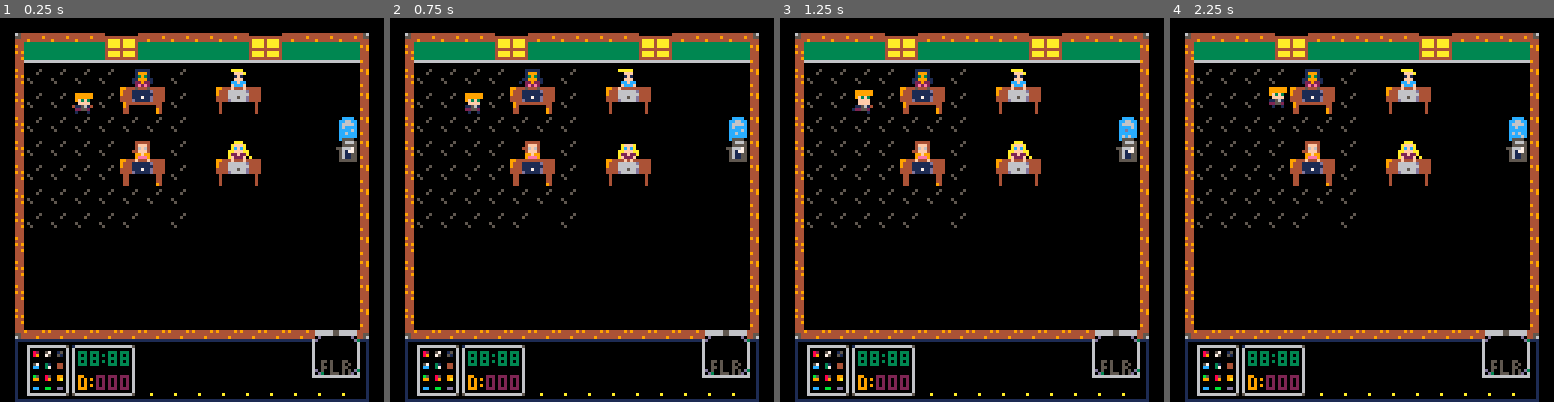
Above: before the commit, frames 1-4 (left to right).
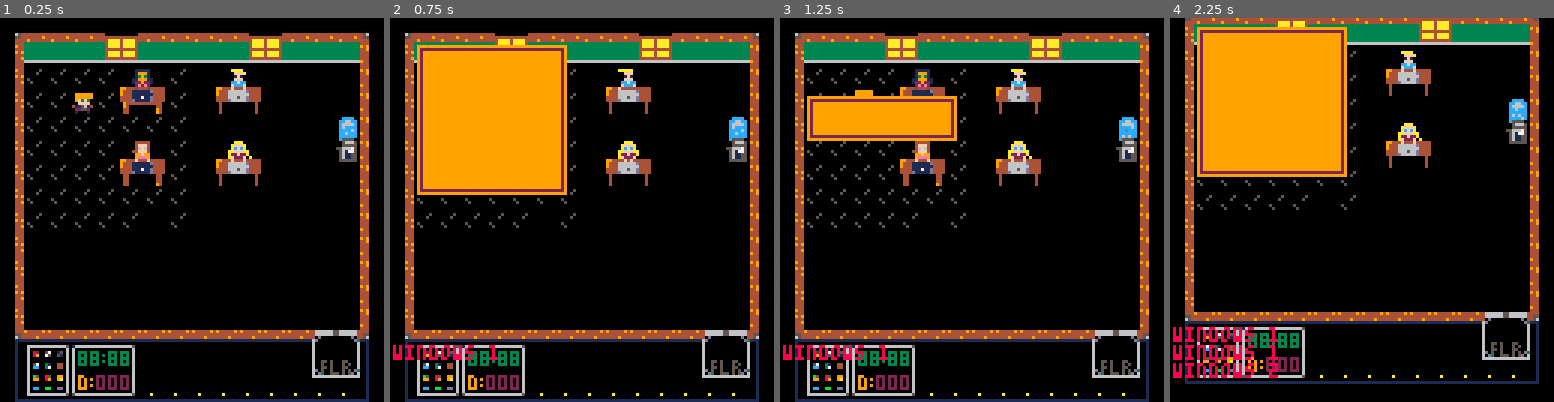
Above: after the commit, the same moments.

Repository: brettski/pico-8
Game: PICO-8 cartridge itslug.p8
Same seed, same stepped clock (60 frames per second), same inputs: the game is played once before the commit and once after it.
Inputs:
- Up to frame 1 (0.25 s): no input
- Up to frame 2 (0.75 s): tap X (X key) at 0.33 s; tap O (Z key) at 0.7 s
- Up to frame 3 (1.25 s): tap X (X key) at 1.07 s
- Up to frame 4 (2.25 s): hold Right 1.6-2.1 s; tap O (Z key) at 1.7, 2.1 s; tap X (X key) at 1.85 s; hold Up from 2.15 s (still down)

Frame 1 is identical in both runs. In frame 2, 16% of the frame differs, in the area x 0-64%, y 7-90%; in frame 3, 5.0%; in frame 4, 37%, in the area x 0-97%, y 0-100%.

Commit message:
basic menu/window thingy

Diff:
--- a/itslug.p8
+++ b/itslug.p8
@@ -24,11 +24,13 @@
 
 function _draw()
  _drw()
+ drawindow()
  drawdebug()
 end
 
 function startgame()
  buttonbuf=-1
+ windows={}
  movefn=nil
  actdrawfn=nil
  plr_x=3
@@ -40,8 +42,6 @@
  plr_flp=false
  plr_mov=nil
  plr_t=0
- cur_x=1
- cur_y=14
 
  loadlevel(0)
 end
@@ -101,7 +101,7 @@
   --plr_x+=dirx[butt+1]
   --plr_y+=diry[butt+1]
  elseif butt==4 then -- 🅾️
-  -- change to startmenu()
+  startmenu()
  --menu buttons here 🅾️❎
  --🅾️ switch modes
  --❎ select
@@ -123,6 +123,17 @@
  plr_oy=plr_soy*(1-plr_t)
 end
 
+function addwindow(_x,_y,_w,_h,_text)
+ local w={
+  x=_x,
+  y=_y,
+  w=_w,
+  h=_h,
+  txt=_txt,
+ }
+ add(windows, w)
+ return w
+end
 -->8
 --drawing
 
@@ -137,6 +148,26 @@
 
 function drawplr()
   drawspr(plr_ani,plr_x*8+plr_ox,plr_y*8+plr_oy,dfltani_spd,plr_flp)
+end
+
+function drawindow()
+ for w in all(windows) do
+  local wx,wy,ww,wh=w.x,w.y,w.w,w.h
+  rectfill(wx,wy,wx+ww-1,wy+wh-1,9)
+  rect(wx+1,wy+1,wx+ww-2,wy+wh-2,2)
+
+  if w.dur then
+   w.dur-=1
+   if w.dur<=0 then
+    local dif=w.h/4
+    w.y+=dif/2
+    w.h-=dif
+    if w.h<3 then
+     del(windows,w)
+    end
+   end
+  end
+ end
 end
 
 function getframe(ani,spd)
@@ -212,6 +243,12 @@
   _upd=update_plrturn
   plr_mov=movwalk
  end
+end
+
+function startmenu()
+ local ww=addwindow(9,9,50,50,"hi")
+ ww.dur=12
+ add(debug, "windows "..#windows)
 end
 
 __gfx__
@@ -248,7 +285,7 @@
 056115500cc6ccc00cccccc00c6c6cc00c6cdcc00000000000000000000000000000000000000000000000000000000000000000050000000000000050000005
 055555500cccccc00c6c6cc00cccc6c00cccccc00000000000000000000000000000000000000000000000000000000000000000000000000000000005555550
 00000000000000000000000000000000000000000000000000000000000000000000000000000000000000000000000000000000000000000000000000000000
-0000000000000000000000000000000000000000000000000000000000000000000001111100000000000444440000000000aaaaa00000000000000000000000
+0000000000000000000000000000000000000000000000000000000000000000000001111100000000000444440000000000aaaaa0000000000000aaa0000000
 00000000000000000000000000000000000000000000000000000000000000000000019991000000000004fff4000000000000fff000000000000afffa000000
 000000000000000000000000000000000000000000000000000000000000000000000139310000000000446f640000000000001f1000000000000acfca000000
 00000000000000000000000000000000000000000000000000000000000000000000119991100000000004fff4000000000000fff00000000000aafffaa00000
@@ -256,7 +293,7 @@
 0000000000000000000000000000000000000000000000000000000000000000000002e2e2000000000009eee900000000000fcccf0000000000af222f000000
 0000000000000000000000000000000000000000000000000000000000000000994445444544444099444444444444409944f44444444440994444f4f4444440
 00000000000000000000000000000000000000000000000000000000000000000000000000000000000000000000000000000000000000000000000000000000
-00000000000000000000000000000000000000000000000000000000000000000000011111000000000044444000000000000aaaaa000000000000aaa0000000
+00000000000000000000000000000000000000000000000000000000000000000000011111000000000044444000000000000aaaaa0000000000000aa0000000
 0000000000000000000000000000000000000000000000000000000000000000000001999100000000004fff4000000000000afff000000000000afffa000000
 00000000000000000000000000000000000000000000000000000000000000000000013931000000000046f6400000000000001f1000000000000acfca000000
 0000000000000000000000000000000000000000000000000000000000000000000011999110000000004fff44000000000000fff00000000000aafffaa00000
